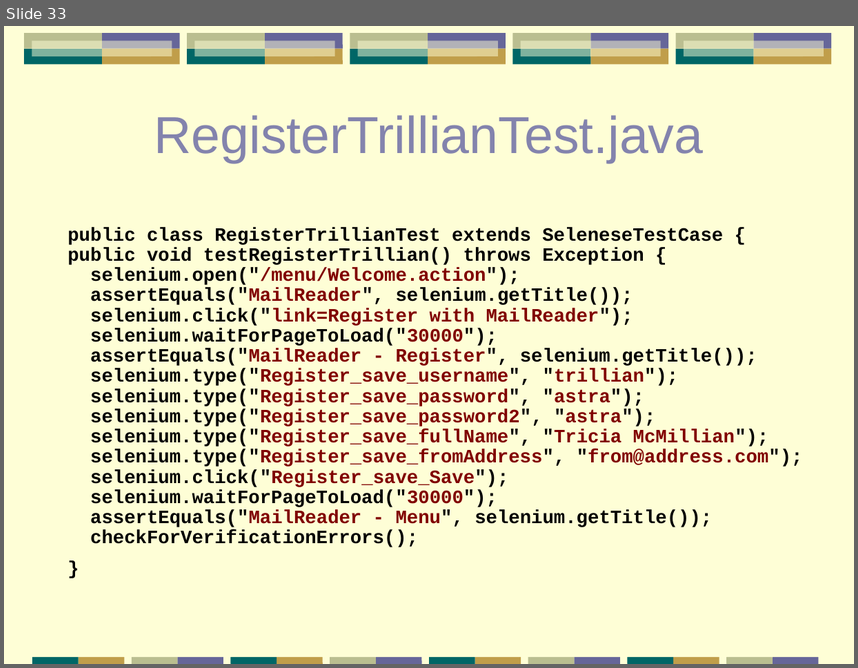
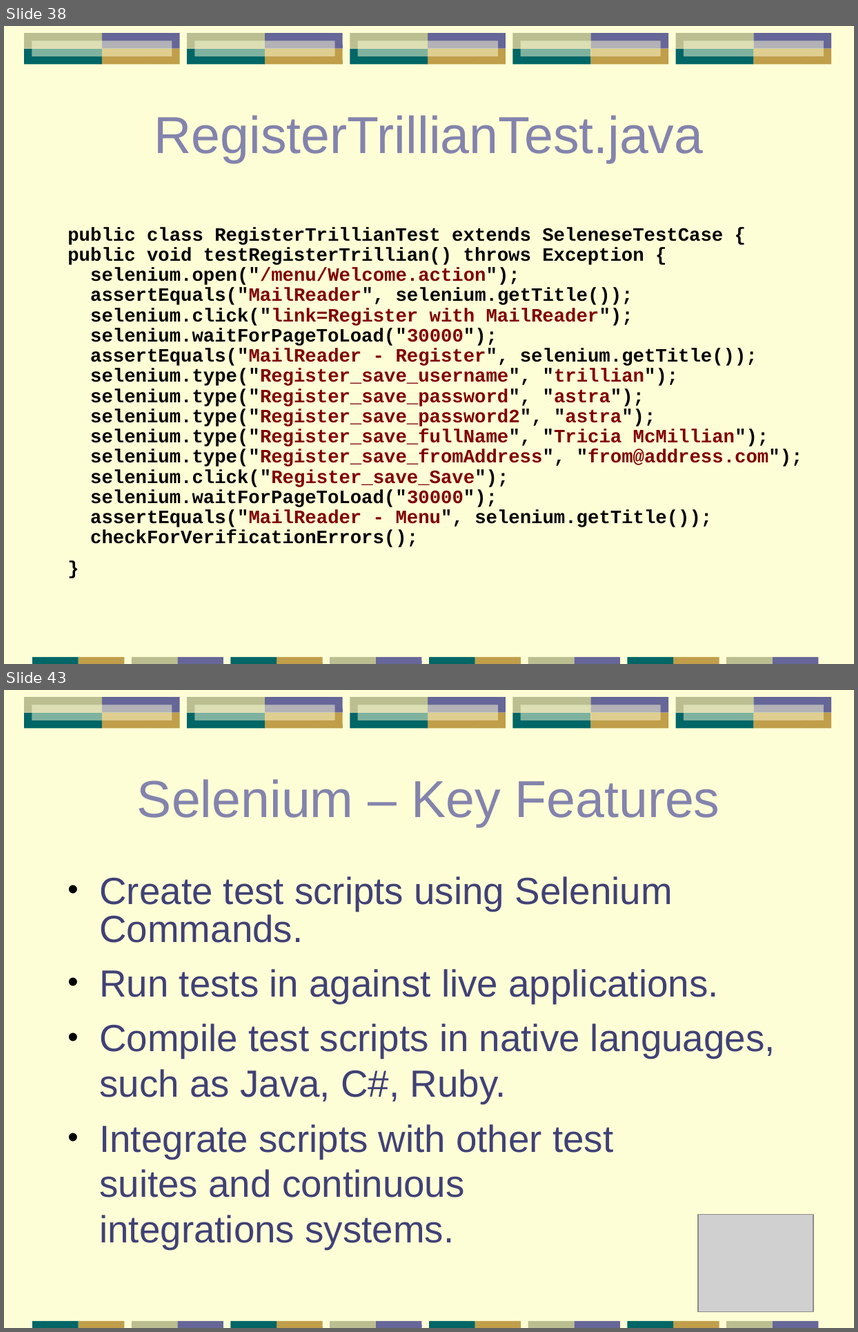
Before and after one commit to papuapost/yazaar, a slide deck: articles/testing-tools/testing-apps.ppt. Shown one above the other, each under a label of ours: slide 33 before the commit, slides 38 and 43 after it; the slides between them are not shown. The pictures are 858x668 and 858x1332 pixels, drawn with LibreOffice and Linux fonts; fonts in the diff are those of the drawing; grey boxes stand for pictures. Boxes give left, top, right and bottom in pixels: in the first picture for what was removed or moved away, otherwise in the second. Text is boxed around its words. In the diff, an @@ line names an element or a change of style, - is before the commit and + after.

```diff
--- a/articles/testing-tools/testing-apps.ppt
+++ b/articles/testing-tools/testing-apps.ppt
@@ slide 43 added at [4, 690, 854, 1328], background #FEFED6; not listed: 41 template elements that a slide beside it also shows @@
@@ title added at [137, 779, 720, 827], 44 pt, text #8383AD @@
+Selenium – Key Features
@@ text added at [99, 876, 775, 1249], 32 pt, text #404176 @@
+• Create test scripts using Selenium Commands.
+• Run tests in against live applications.
+• Compile test scripts in native languages, such as Java, C#, Ruby.
+• Integrate scripts with other test
+  suites and continuous
+  integrations systems.
@@ picture added at [699, 1214, 813, 1312] @@
@@ what was slide 33 is now slide 38 @@
```
Also in this commit, not shown: 21 slides changed, 11 other slides added, 4 slides removed, 1 other file.
